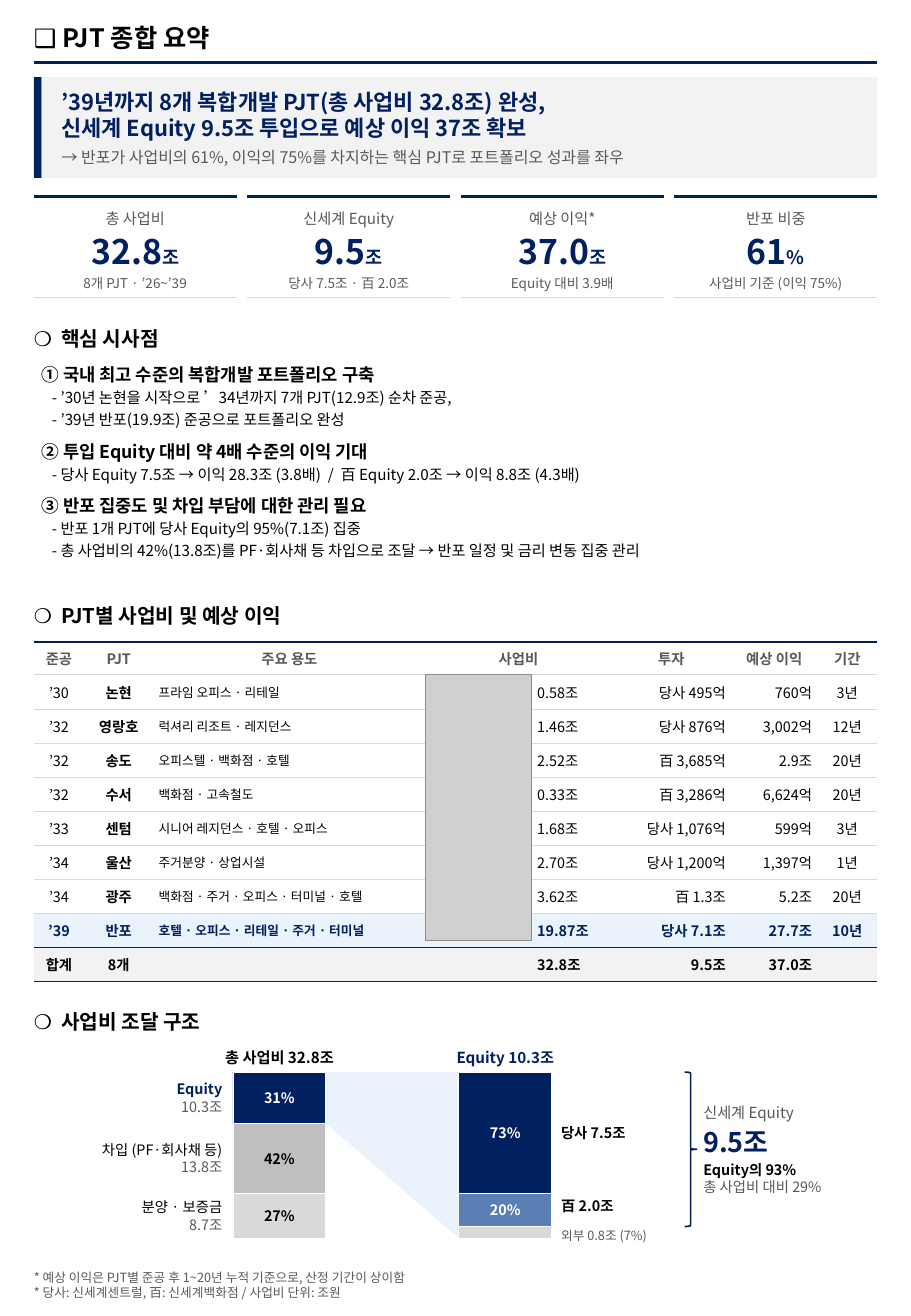
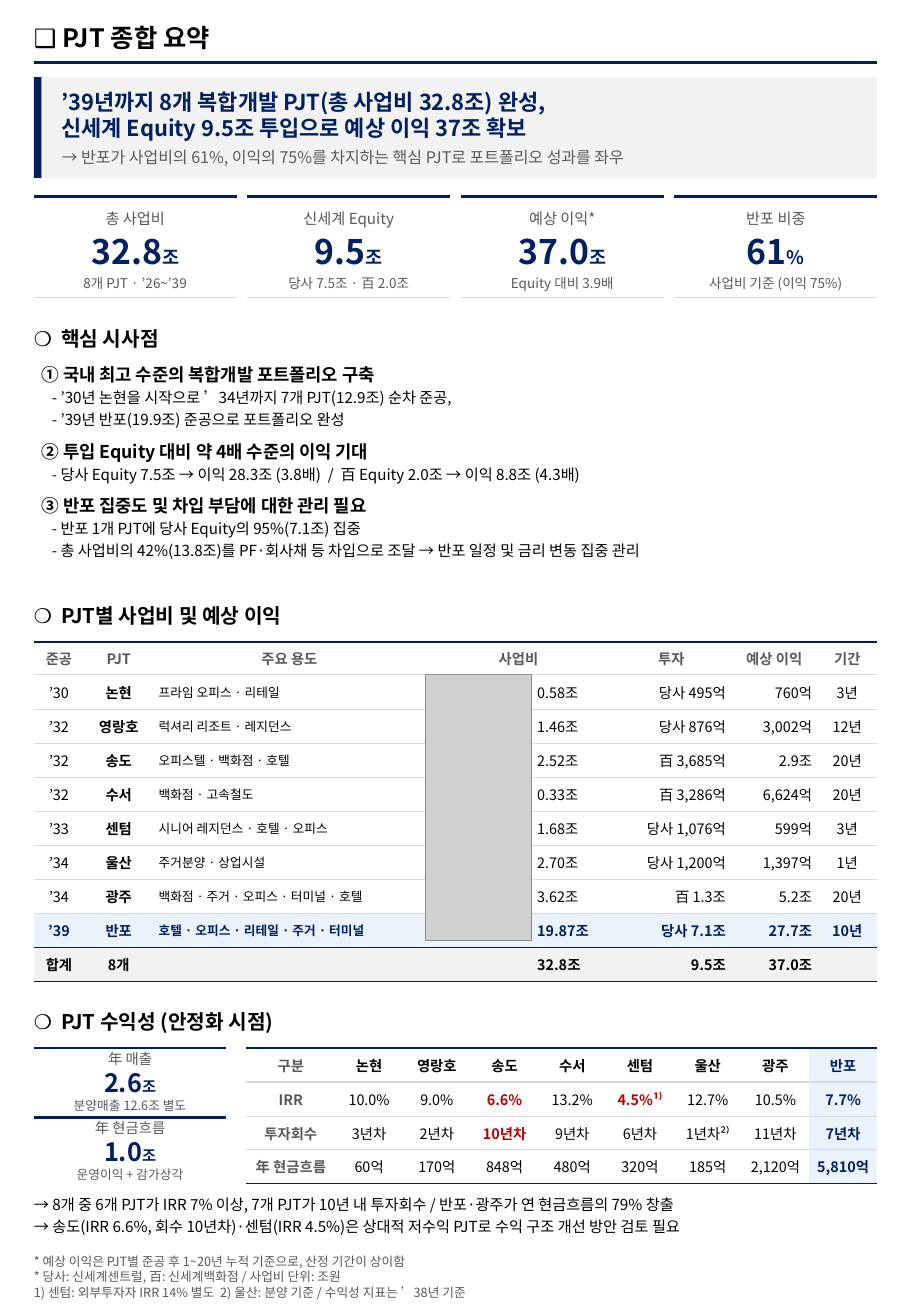
Before and after one commit to ukyung8822/test1, a slide deck: slide 1 of PJT_summary.pptx. Drawn at 911x1316 pixels with LibreOffice and Linux fonts; fonts in the diff are those of the drawing; grey boxes stand for pictures. Boxes give left, top, right and bottom in pixels: in the first picture for what was removed or moved away, otherwise in the second. Text is boxed around its words. In the diff, an @@ line names an element or a change of style, - is before the commit and + after.

```diff
--- a/PJT_summary.pptx
+++ b/PJT_summary.pptx
@@ text at box(61, 1012, 274, 1033): text changed @@
-❍ 사업비 조달 구조
+❍ PJT 수익성 (안정화 시점)
@@ line added from (34, 1048) to (226, 1048), #002060 1.5 pt @@
@@ table added at box(247, 1048, 879, 1184), 4 rows, 9 columns @@
+구분 | 논현 | 영랑호 | 송도 | 수서 | 센텀 | 울산 | 광주 | 반포
+IRR | 10.0% | 9.0% | 6.6% | 13.2% | 4.5%¹⁾ | 12.7% | 10.5% | 7.7%
+투자회수 | 3년차 | 2년차 | 10년차 | 9년차 | 6년차 | 1년차²⁾ | 11년차 | 7년차
+年 현금흐름 | 60억 | 170억 | 848억 | 480억 | 320억 | 185억 | 2,120억 | 5,810억
@@ text added at box(74, 1052, 186, 1111), 7.5 pt, text #595959 @@
+年 매출
+2.6조
+분양매출 12.6조 별도
@@ group removed at box(102, 1050, 821, 1243): 9 texts, 6 rectangles, 1 freeform shape, 1 right brace @@
-총 사업비 32.8조
-Equity 10.3조
-31%
-Equity
-10.3조
-42%
-차입 (PF·회사채 등)
-13.8조
-27%
-분양 · 보증금
-8.7조
-73%
-당사 7.5조
-20%
-百 2.0조
-외부 0.8조 (7%)
-신세계 Equity
-9.5조
-Equity의 93%
-총 사업비 대비 29%
@@ line added from (34, 1117) to (226, 1117), #002060 1.5 pt @@
@@ text added at box(77, 1121, 183, 1180), 7.5 pt, text #595959 @@
+年 현금흐름
+1.0조
+운영이익 + 감가상각
@@ text added at box(52, 1197, 680, 1235), 9 pt, text #000000 @@
+→ 8개 중 6개 PJT가 IRR 7% 이상, 7개 PJT가 10년 내 투자회수 / 반포·광주가 연 현금흐름의 79% 창출
+→ 송도(IRR 6.6%, 회수 10년차)·센텀(IRR 4.5%)은 상대적 저수익 PJT로 수익 구조 개선 방안 검토 필요
@@ text "* 예상 이익은 PJT별 준공 ...": place and size @@
-text "* 예상 이익은 PJT별 준공 ..." at box(43, 1271, 405, 1299)
+text "* 예상 이익은 PJT별 준공 ..." at box(34, 1255, 465, 1299)
@@ text at box(34, 1286, 465, 1299): paragraph added @@
+1) 센텀: 외부투자자 IRR 14% 별도 2) 울산: 분양 기준 / 수익성 지표는 ’38년 기준
```
Also in this commit, not shown: 1 other file.
